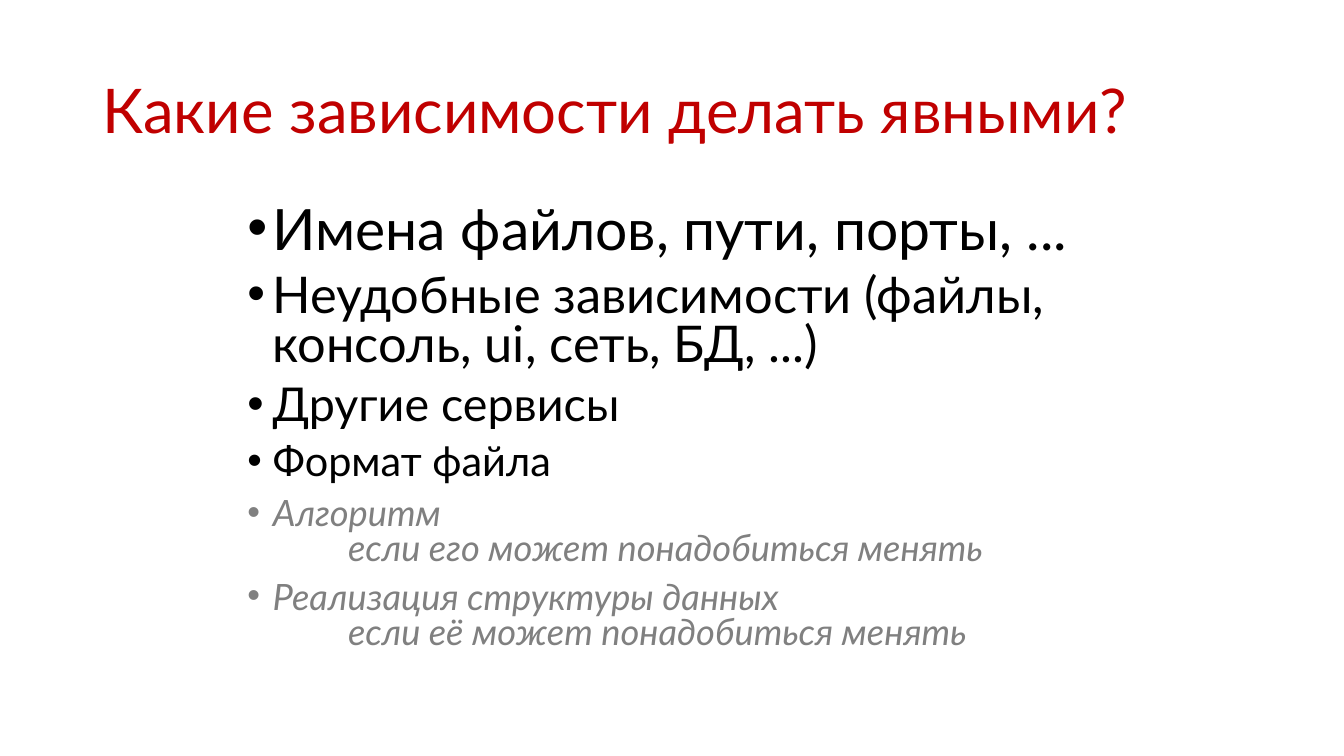
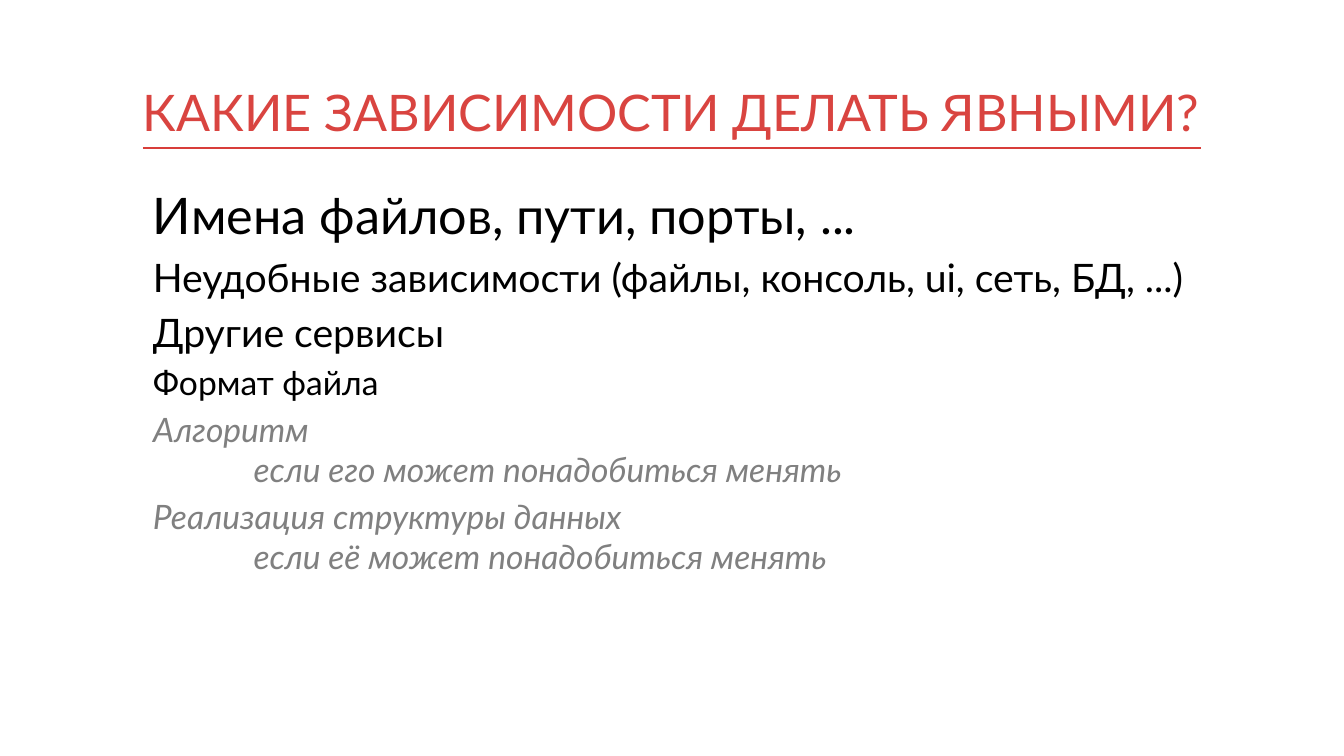
Before and after one commit to kontur-courses/di, a slide deck: slide 4 of di.pptx (slide 5 before the commit). Drawn at 1344x756 pixels with LibreOffice and Linux fonts; fonts in the diff are those of the drawing. Boxes give left, top, right and bottom in pixels: in the first picture for what was removed or moved away, otherwise in the second. Text is boxed around its words. In the diff, an @@ line names an element or a change of style, - is before the commit and + after.

```diff
--- a/di.pptx
+++ b/di.pptx
@@ title "КАКИЕ ЗАВИСИМОСТИ ДЕЛАТЬ ЯВНЫМИ?" at [143,94,1200,139]: vertical alignment middle to bottom @@
@@ title at [143,94,1200,139]: text changed; size 44 to 36 pt; text colour #C00000 to #D94440 @@
-Какие зависимости делать явными?
+КАКИЕ ЗАВИСИМОСТИ ДЕЛАТЬ ЯВНЫМИ?
@@ line added from (143, 148) to (1202, 148), #D83F3B 1 pt @@
@@ text "Имена файлов, пути, порты, ...": place and size @@
-text "Имена файлов, пути, порты, ..." at [273,209,1044,645]
+text "Имена файлов, пути, порты, ..." at [153,198,1135,569]
@@ text "Имена файлов, пути, порты, ..." at [153,198,1135,569]: size 40.7 to 36 pt in "Имена файлов, пути, порты, ..."; size 36.1 to 28 pt in "Неудобные зависимости (файлы, консоль, ui, сеть, БД, ..."; size 33.3 to 28 pt in "Другие сервисы"; size 29.6 to 24 pt in "Формат файла"; size 25.9 to 24 pt in "Алгоритм если его может понадобиться менять", "Реализация структуры данных если её может понадобиться ..."; bullet • to none; line spacing 0.8 to 1; less space between paragraphs @@
```
Also in this commit, not shown: 14 other slides changed, 1 slide removed, 2 other files.
